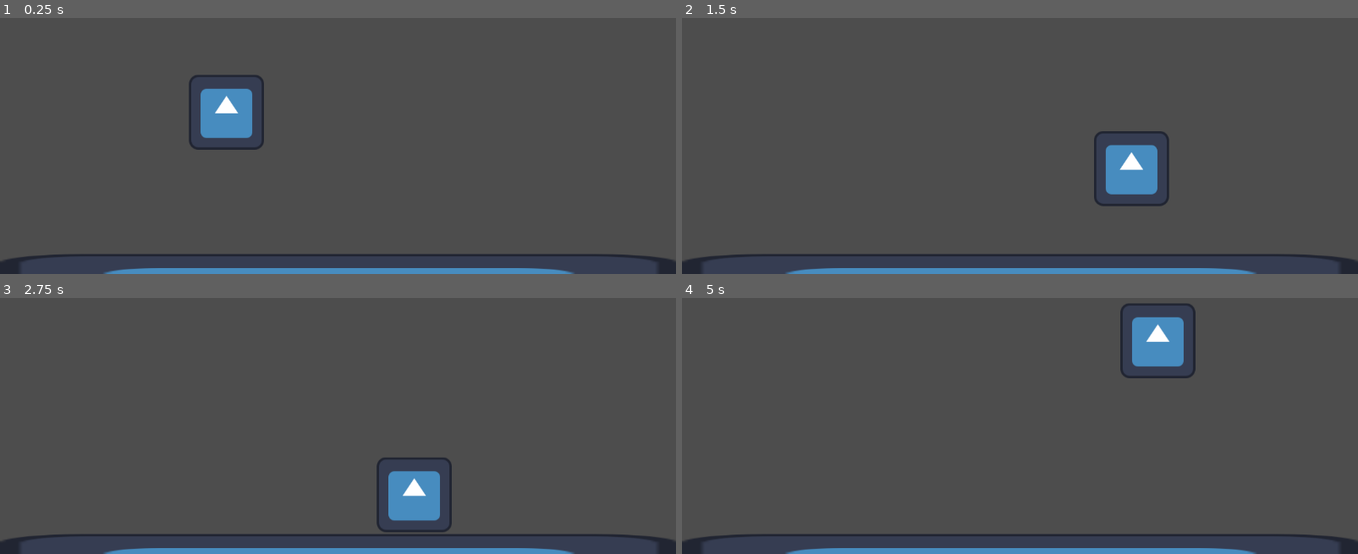
Above: before the commit, frames 1-4 (two rows, left to right).
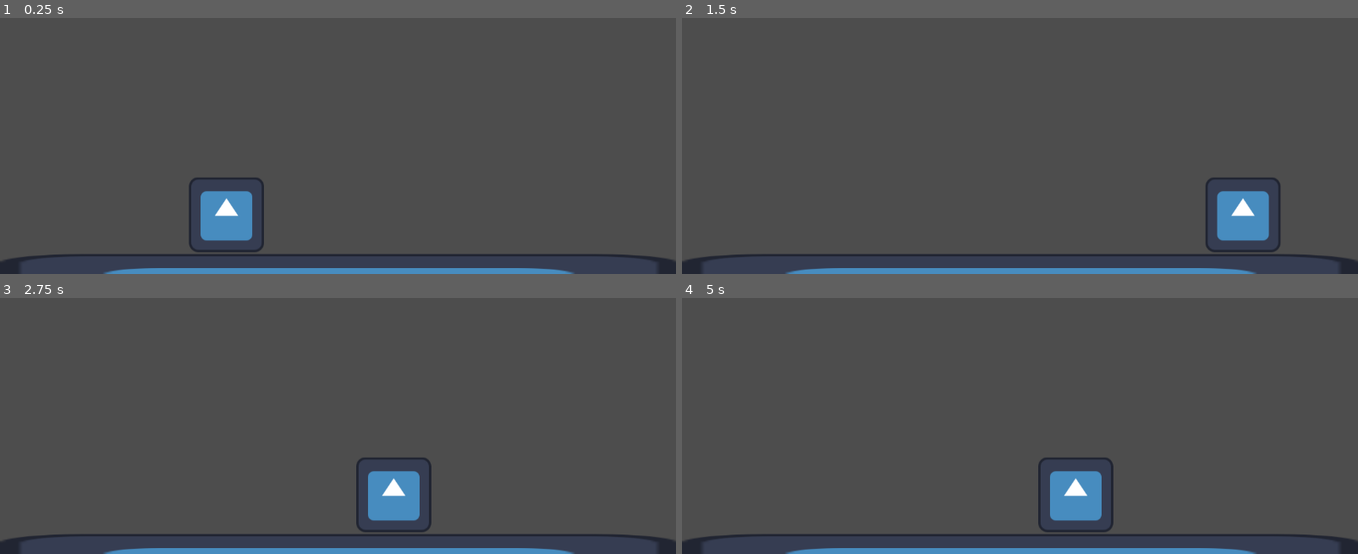
Above: after the commit, the same moments.

Repository: BenMyhillJones/CS12-2025-GithubGodot
Game: Godot game, scene res://appleDropper.tscn
The game is run twice, just before and just after one commit, with the same random seed, the same clock (stepped at 60 frames per second) and the same inputs. The engine's default icon, where the game draws it, is replaced by a stand-in: a white triangle on a blue panel in a dark square.
Inputs:
- Up to frame 1 (0.25 s): no input
- Up to frame 2 (1.5 s): hold D (MoveRight) from 0.53 s (still down); tap W (Jump) at 0.77 s
- Up to frame 3 (2.75 s): tap W (Jump) at 1.52 s; release D (MoveRight) at 2.03 s; hold A (MoveLeft) from 2.03 s (still down)
- Up to frame 4 (5 s): release A (MoveLeft) at 2.78 s; hold D (MoveRight) 2.78-4.28 s; tap W (Jump) at 3.02, 3.77, 4.52 s; hold A (MoveLeft) from 4.28 s (still down)

The runs differ from the first frame. In frame 1, 3.8% of the frame differs, in the area x 27-40%, y 22-92%; in frame 2, 3.8%; in frame 3, 1.8%; in frame 4, 3.9%, in the area x 52-76%, y 1-92%.

Commit message:
Updated player

Diff:
--- a/player.gd
+++ b/player.gd
@@ -1,8 +1,8 @@
 extends CharacterBody2D
 
-@export var speed := 400.0
-@export var jump_force := -600.0
-@export var gravity := 1400.0
+@export var speed := 600.0
+@export var jump_force := 0
+@export var gravity := 10000
 
 @export var max_jumps := 10000   # 1 = normal jump, 2 = double jump
 var jumps_left := 0
